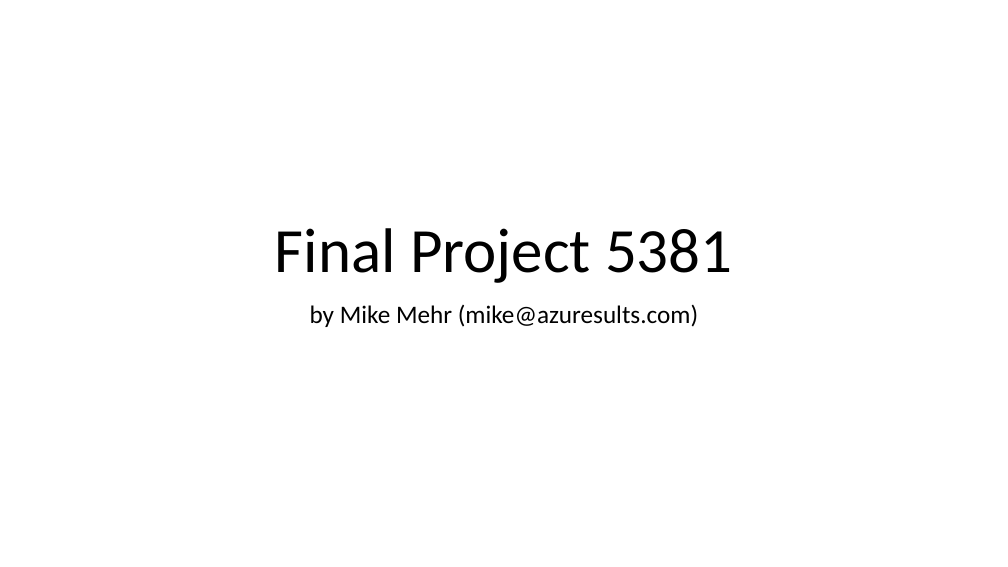
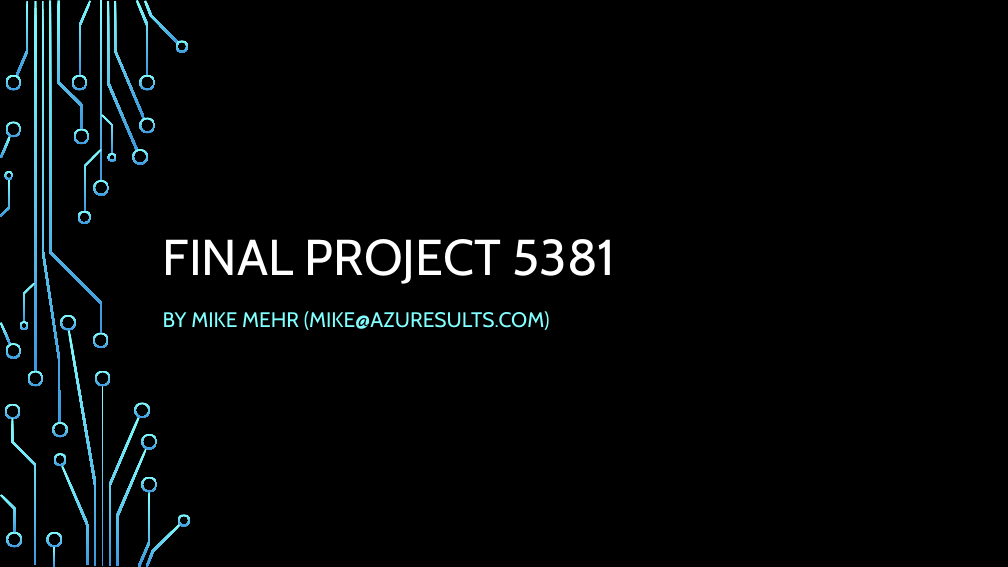
Before and after one commit to EmbeddedSystemClass/FinalProject5381, a slide deck: slide 1 of Final Project 5381.pptx. Drawn at 1008x567 pixels with LibreOffice and Linux fonts; fonts in the diff are those of the drawing; background and template pictures are left out. Boxes give left, top, right and bottom in pixels: in the first picture for what was removed or moved away, otherwise in the second. Text is boxed around its words. In the diff, an @@ line names an element or a change of style, - is before the commit and + after.

```diff
--- a/Final Project 5381.pptx
+++ b/Final Project 5381.pptx
@@ background #FFFFFF to picture (left out) @@
@@ title at <box>163,239,615,284</box>: text changed; size 60 to 48 pt; font Calibri to Cabin; text colour #000000 to #FFFFFF @@
-Final Project 5381
+FINAL PROJECT 5381
@@ subtitle at <box>163,311,550,330</box>: text changed; size 24 to 20 pt; font Calibri to Cabin; text colour #000000 to #82FFFF @@
-by Mike Mehr (mike@azuresults.com)
+BY MIKE MEHR (MIKE@AZURESULTS.COM)
@@ group added at <box>0,0,191,567</box>: 50 freeform shapes, 4 rectangles @@
```
Also in this commit, not shown: 42 other slides changed.
